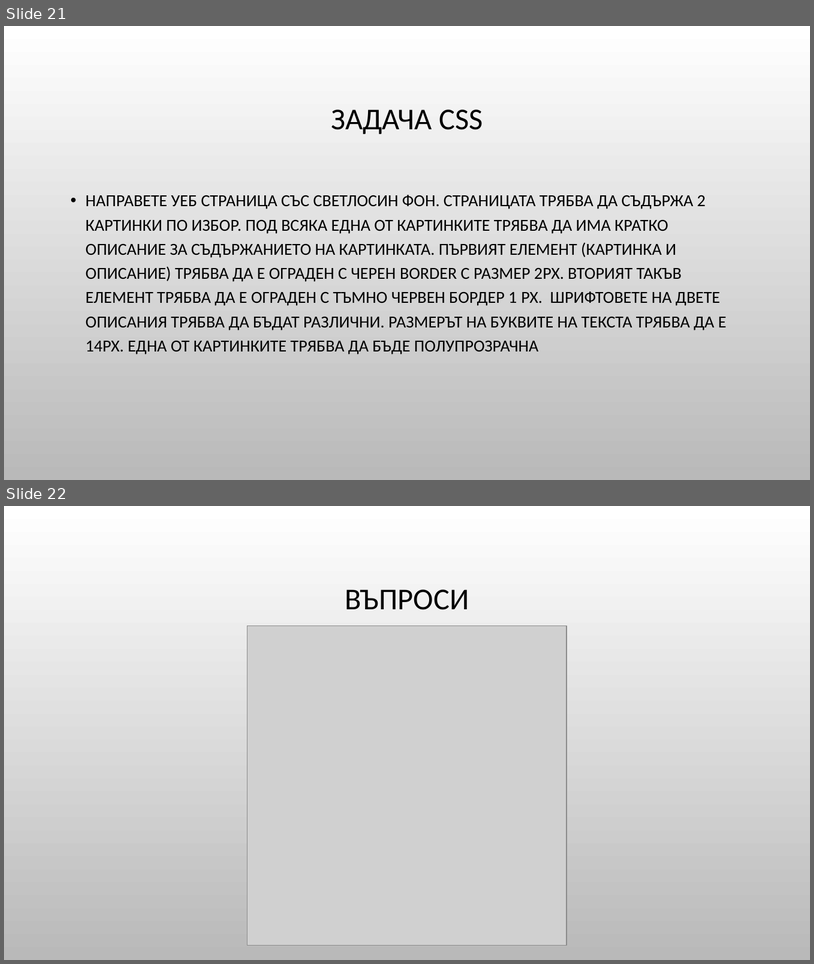
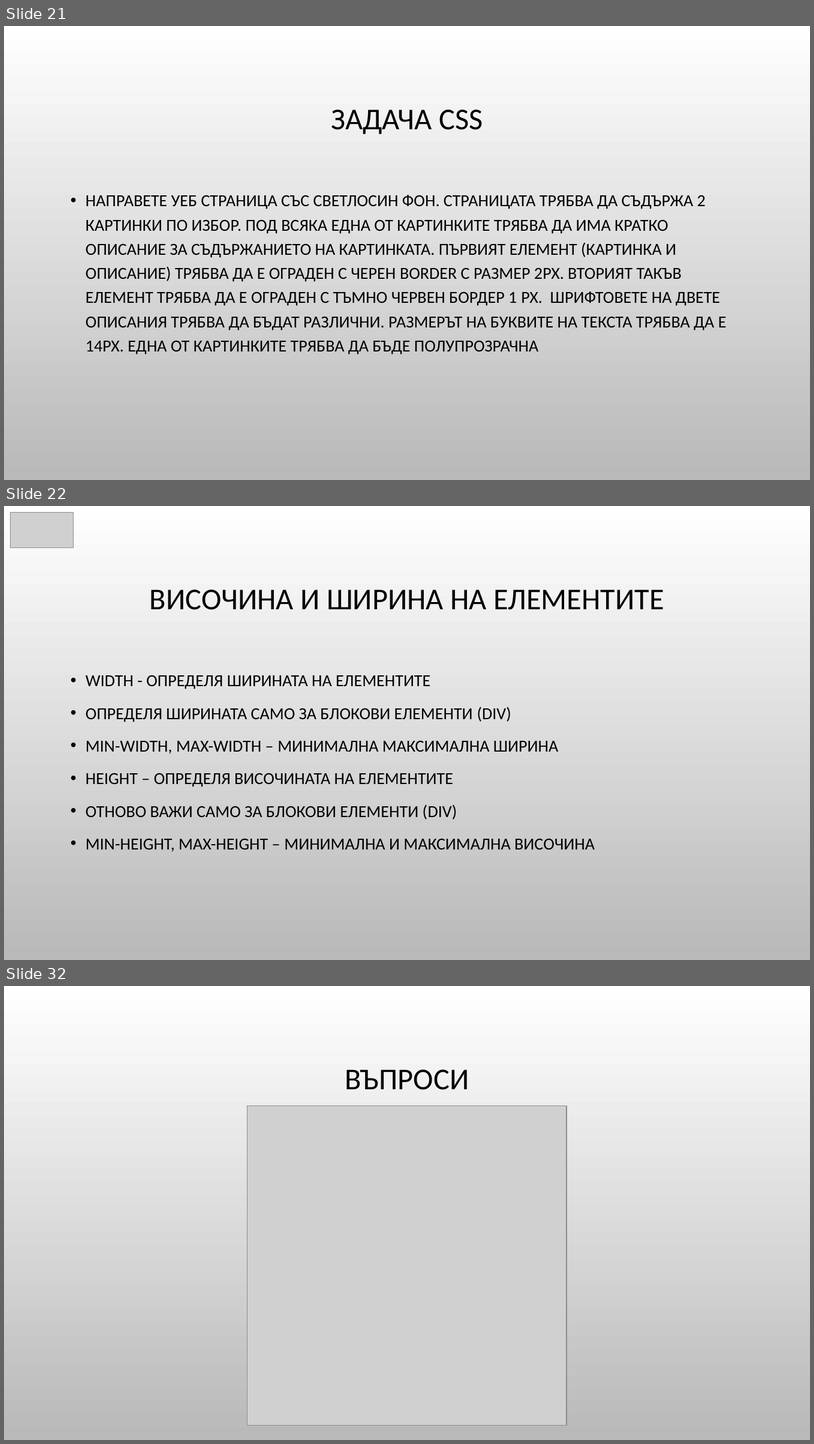
Before and after one commit to Bilyukov/php-mysql-course, a slide deck: 03.css-basics.pptx. Shown one above the other, each under a label of ours: slides 21 and 22 before the commit, slides 21, 22 and 32 after it; the slides between them are not shown. The pictures are 814x964 and 814x1444 pixels, drawn with LibreOffice and Linux fonts; fonts in the diff are those of the drawing; grey boxes stand for pictures; background and template pictures are left out. Boxes give left, top, right and bottom in pixels: in the first picture for what was removed or moved away, otherwise in the second. Text is boxed around its words. In the diff, an @@ line names an element or a change of style, - is before the commit and + after.

```diff
--- a/03.css-basics.pptx
+++ b/03.css-basics.pptx
@@ slide 22 added at bbox=[4, 506, 810, 960], background picture (left out) @@
@@ picture added at bbox=[11, 513, 74, 548] @@
@@ title added at bbox=[150, 589, 664, 610], 36 pt, text #000000 @@
+ВИСОЧИНА И ШИРИНА НА ЕЛЕМЕНТИТЕ
@@ text added at bbox=[86, 675, 595, 852], 20 pt, text #000000 @@
+• WIDTH - ОПРЕДЕЛЯ ШИРИНАТА НА ЕЛЕМЕНТИТЕ
+• ОПРЕДЕЛЯ ШИРИНАТА САМО ЗА БЛОКОВИ ЕЛЕМЕНТИ (DIV)
+• MIN-WIDTH, MAX-WIDTH – МИНИМАЛНА МАКСИМАЛНА ШИРИНА
+• HEIGHT – ОПРЕДЕЛЯ ВИСОЧИНАТА НА ЕЛЕМЕНТИТЕ
+• ОТНОВО ВАЖИ САМО ЗА БЛОКОВИ ЕЛЕМЕНТИ (DIV)
+• MIN-HEIGHT, MAX-HEIGHT – МИНИМАЛНА И МАКСИМАЛНА ВИСОЧИНА
@@ what was slide 22 is now slide 32 @@
```
Also in this commit, not shown: 9 other slides added, 9 other files.
